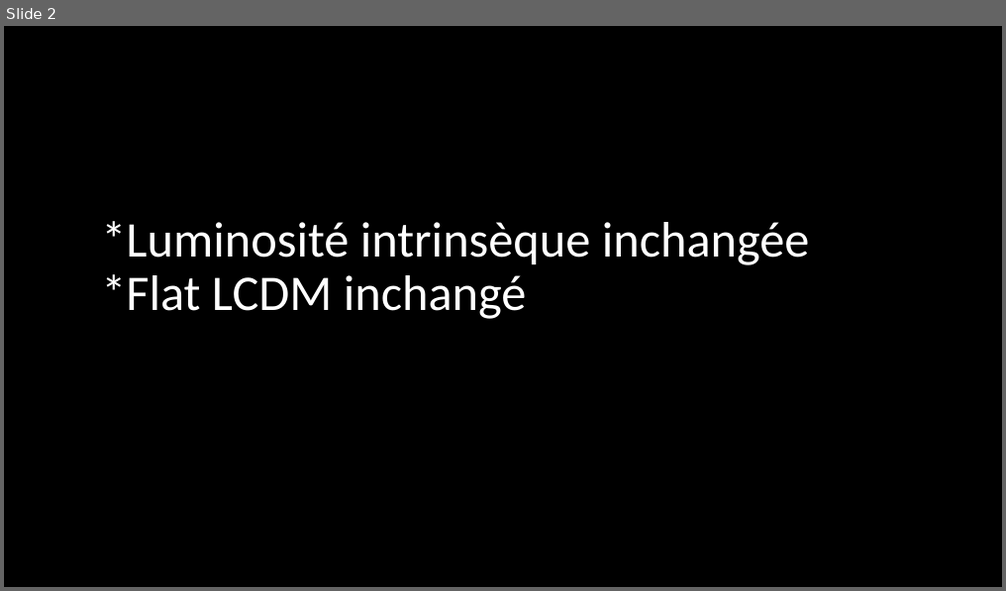
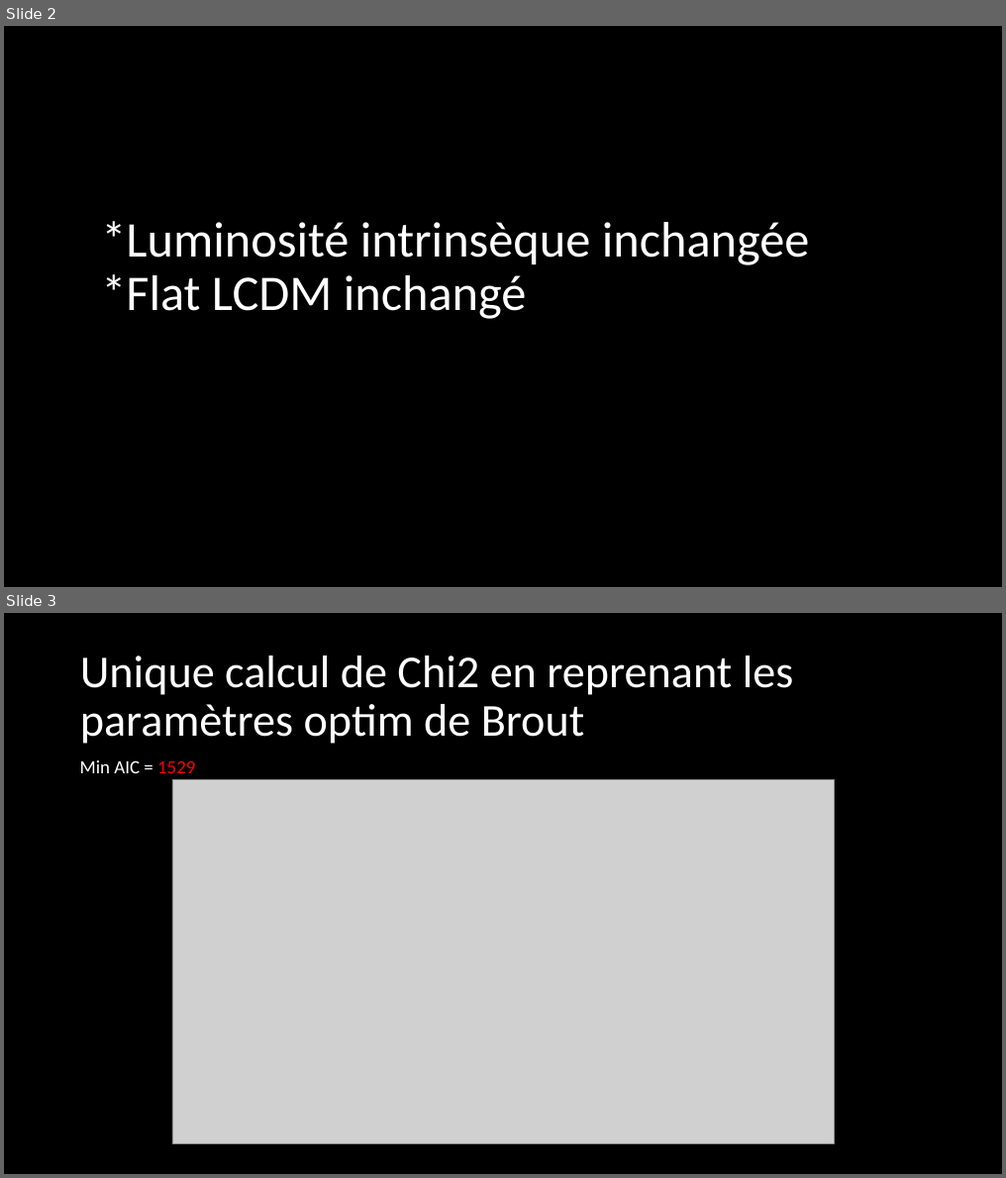
Before and after one commit to EmileD123/projet_recherche_DOSSO_Emile, a slide deck: 2-modèle G modifié/calibration/Récapitulatif chi2,HD,résidus.pptx. Shown one above the other, each under a label of ours: slide 2 before the commit, slides 2 and 3 after it. The pictures are 1006x591 and 1006x1178 pixels, drawn with LibreOffice and Linux fonts; fonts in the diff are those of the drawing; grey boxes stand for pictures. Boxes give left, top, right and bottom in pixels: in the first picture for what was removed or moved away, otherwise in the second. Text is boxed around its words. In the diff, an @@ line names an element or a change of style, - is before the commit and + after.

Commit message:
implementation of only alpha_fixé_H0_Omegam in 'Mesure uniquement' + modification of some program in 'restraining parameters'

```diff
--- a/2-modèle G modifié/calibration/Récapitulatif chi2,HD,résidus.pptx
+++ b/2-modèle G modifié/calibration/Récapitulatif chi2,HD,résidus.pptx
@@ slide 3 added at [4, 613, 1002, 1174], background #000000 @@
@@ title added at [80, 656, 794, 744], 44 pt, text #FFFFFF @@
+Unique calcul de Chi2 en reprenant les paramètres optim de Brout
@@ text added at [80, 761, 195, 773], 18 pt, text #FFFFFF @@
+Min AIC = 1529
@@ picture added at [172, 780, 835, 1145] @@
```
Also in this commit, not shown: 1 slide changed, 1 other slide added, 1 slide removed, 11 other files.
